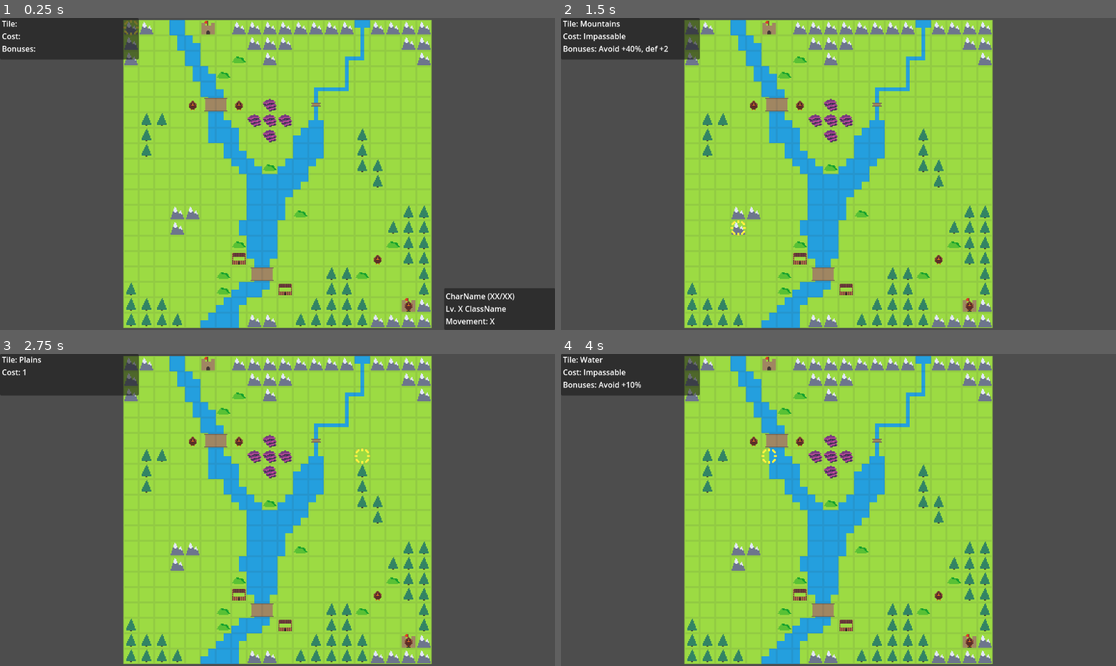
Above: before the commit, frames 1-4 (two rows, left to right).
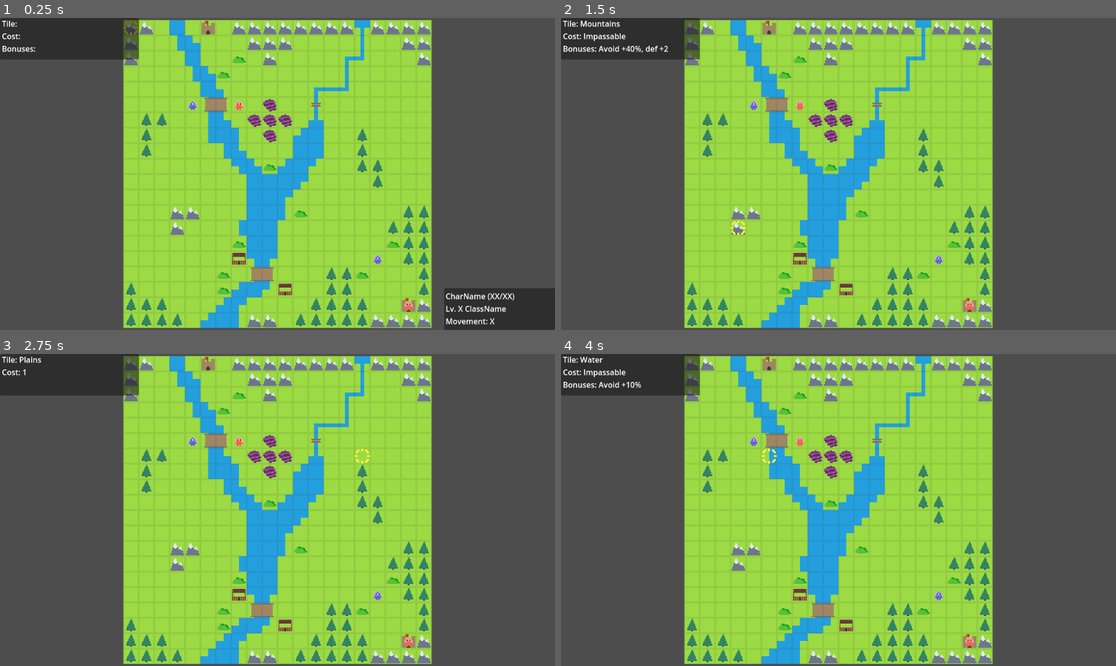
Above: after the commit, the same moments.

Repository: Kibibibit/chickenwarrior
Game: Godot game, scene res://src/scenes/main/main.tscn
Two runs of this game, one before a commit and one after it. Both use one fixed random seed, a clock stepped at 60 frames per second and the inputs below.
Inputs (mouse positions are in pixels of both pictures, inside the frame that each line leads up to):
- Up to frame 1 (0.25 s): no input
- Up to frame 2 (1.5 s): tap Enter (ui_accept) at 0.5, 0.77, 1.25 s; move the mouse to (960, 158) at 0.52 s; hold Right (ui_right) 0.53-1.28 s; click (960, 158) at 0.67 s; move the mouse to (727, 189) at 1.27 s; hold Down (ui_down) from 1.28 s (still down)
- Up to frame 3 (2.75 s): tap Enter (ui_accept) at 1.52, 2 s; move the mouse to (333, 441) at 2.02 s; release Down (ui_down) at 2.03 s; hold Right (ui_right) from 2.03 s (still down)
- Up to frame 4 (4 s): tap Enter (ui_accept) at 2.75, 3.02, 3.5, 3.77 s; move the mouse to (810, 572) at 2.77 s; release Right (ui_right) at 2.78 s; hold Up (ui_up) 2.78-3.53 s; click (810, 572) at 2.92 s; move the mouse to (1005, 556) at 3.52 s; hold Left (ui_left) from 3.53 s (still down)

The runs differ from the first frame. In frame 1, 0.1% of the frame differs, in the area x 34-75%, y 26-94%; in frame 2, 0.1%; in frame 3, 0.1%; in frame 4, 0.1%.

Commit message:
Improved unit shader

Diff:
--- a/resources/materials/unit_shader/unit_shader.gdshader
+++ b/resources/materials/unit_shader/unit_shader.gdshader
@@ -6,6 +6,23 @@
 void fragment() {
 	vec3 color = texture(TEXTURE, UV).rgb;
 
+	float red = color.r;
+	float green = color.g;
+	float blue = color.b;
+
+	if (red == green && green == blue) {
+
+		if (player == 0) {
+			blue = 1.0;
+		} else if (player == 1) {
+			red = 1.0;
+		} else if (player == 2) {
+			green = 1.0;
+		}
+	}
+
+	color = vec3(red, green, blue);
+
 	if (moved) {
 		COLOR.rgb =  color * 0.5;
 	} else {
Binary file changed: assets/map_sprites/chicken_map.aseprite
Binary file changed: assets/map_sprites/chicken_map.png
Not shown: 3 places in src/prefabs/maps/test_map/test_map.tscn that only renumber resources
